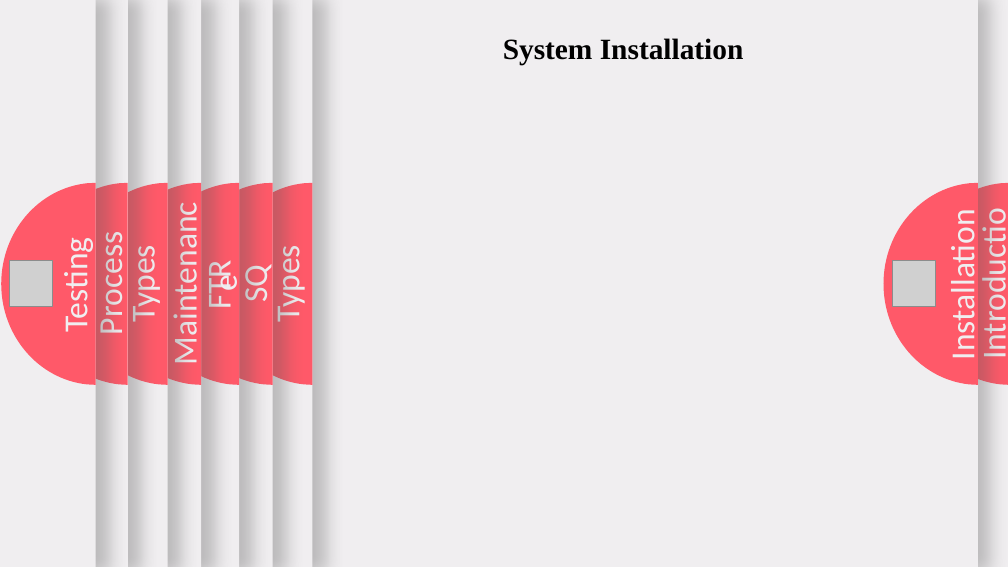
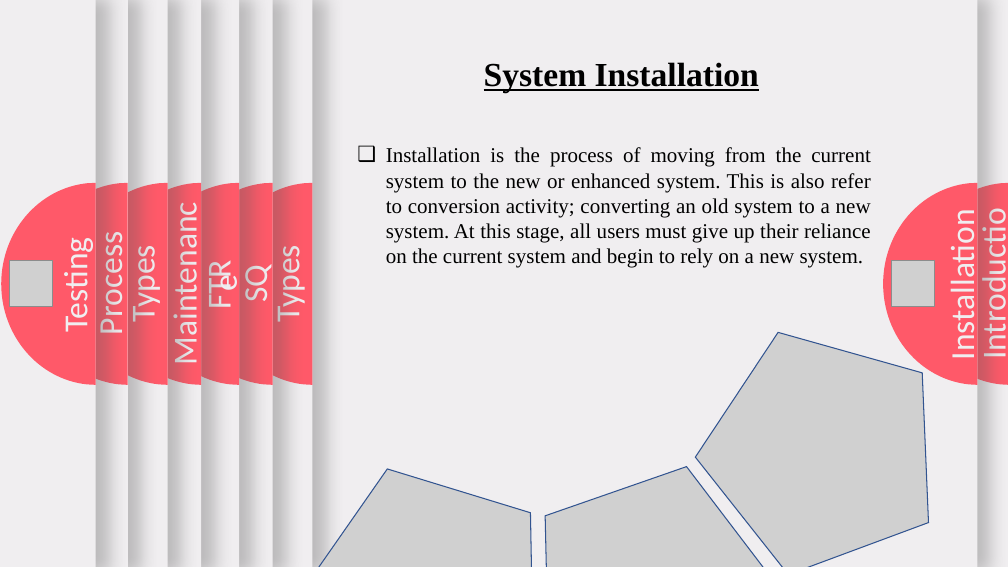
Before and after one commit to anjanshrestha8/third_sem-notes, a slide deck: slide 3 of Sad/unit6.pptx. Drawn at 1008x567 pixels with LibreOffice and Linux fonts; fonts in the diff are those of the drawing; grey boxes stand for pictures. Boxes give left, top, right and bottom in pixels: in the first picture for what was removed or moved away, otherwise in the second. Text is boxed around its words. In the diff, an @@ line names an element or a change of style, - is before the commit and + after.

```diff
--- a/Sad/unit6.pptx
+++ b/Sad/unit6.pptx
@@ text "System Installation": place and size @@
-text "System Installation" at (503,38,744,65)
+text "System Installation" at (484,62,759,92)
@@ text "System Installation" at (484,62,759,92): size 28 to 32 pt, underline on; alignment centre to left @@
@@ text added at (386,147,871,268), 20 pt, text #000000 @@
+❑ Installation is the process of moving from the current system to the new or enhanced system. This is also refer to conversion activity; converting an old system to a new system. At this stage, all users must give up their reliance on the current system and begin to rely on a new system.
@@ freeform shape at (883,183,978,385): outline redrawn @@
@@ picture added at (665,290,972,567) @@
@@ picture added at (476,417,803,567) @@
@@ picture added at (273,430,577,567) @@
```
Also in this commit, not shown: 18 other slides changed, 1 slide added.
